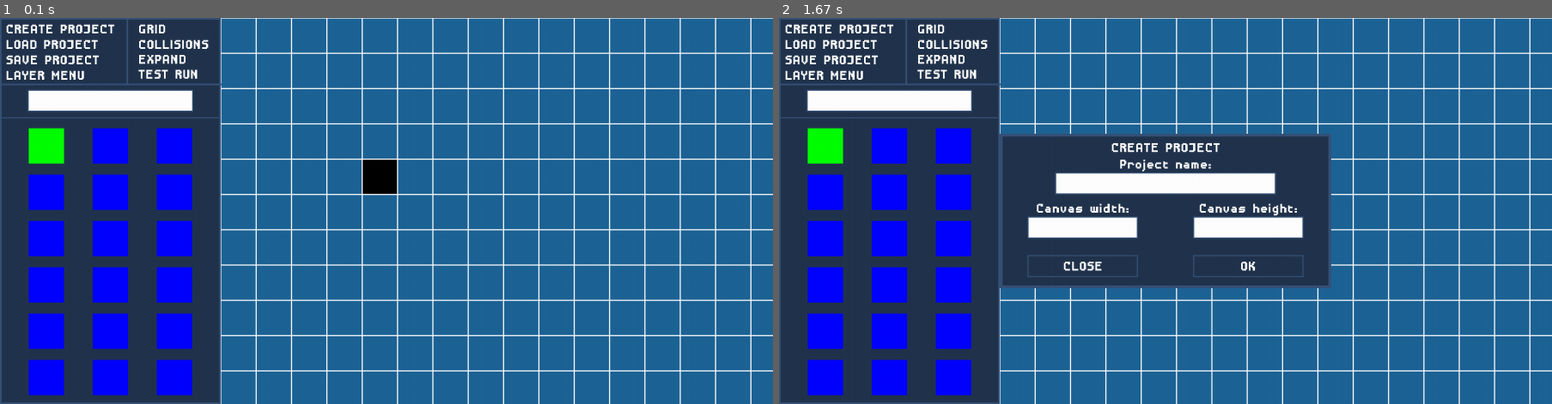
Above: before the commit, frames 1-2 (left to right).
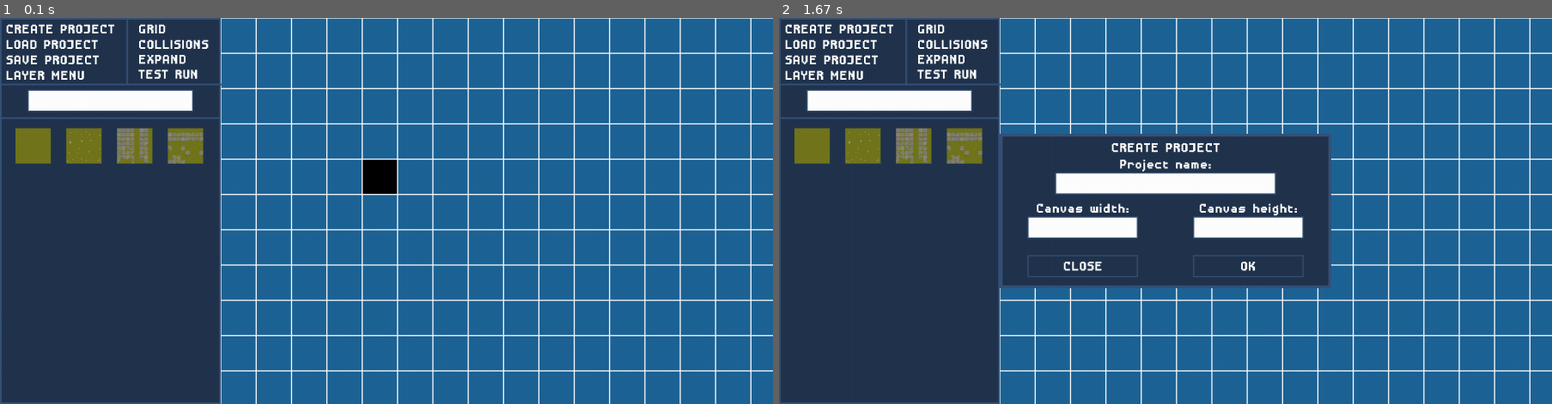
Above: after the commit, the same moments.

Repository: ImYourDope/PyGameLevelDesigner
Game: pygame game, started from main.py
The game is run twice, just before and just after one commit, with the same random seed, the same clock (stepped at 60 frames per second) and the same inputs.
Inputs:
- Up to frame 1 (0.1 s): no input
- Up to frame 2 (1.67 s): click "CREATE PROJECT" at 0.38 s

The runs differ from the first frame. In frame 1, 8.8% of the frame differs, in the area x 0-29%, y 26-98%; in frame 2, 8.8%.

Commit message:
Added image scaling in ScrollList, added some test sprites

Diff:
--- a/Interface/ScrollList.py
+++ b/Interface/ScrollList.py
@@ -3,6 +3,13 @@
 from settings import *
 
 from DOM.ElementInterface import ElementInterface
+
+
+def scale(surface, width, height):
+    surface_width = surface.get_width()
+    surface_height = surface.get_height()
+    surface_scale = min(width / surface_width, height / surface_height)
+    return pygame.transform.scale(surface, (surface_width * surface_scale, surface_height * surface_scale))
 
 
 class ScrollList(ElementInterface):
@@ -40,39 +47,42 @@
             self.pos,
             self.dimentions
         )
-        self.active = 0
+
+        self.tiles_per_row = 4
+        self.width = 64
+        self.height = 64
+        self.padding_x = (self.rect.width - self.width * self.tiles_per_row) // (self.tiles_per_row + 1)
+        self.padding_y = 20
+        self.active = None
         self.scroll_pos = 0
         self.surface = pygame.Surface((properties['width'], 10 ** 4))
         self.surface.set_colorkey('black')
         self.update_surface()
         self.align = properties['align']
 
+    def tile_pos(self, i):
+        return (
+            i % self.tiles_per_row * (self.width + self.padding_x) + self.padding_x,
+            i // self.tiles_per_row * (self.height + self.padding_y) + self.padding_y,
+        )
+
     def tile_rect(self, i):
-        tiles_per_row = 3
-        width = 64
-        height = 64
-        padding_x = (self.rect.width - width * tiles_per_row) // (tiles_per_row + 1)
-        padding_y = 20
-
-        return pygame.Rect((
-            i % tiles_per_row * (width + padding_x) + padding_x,
-            i // tiles_per_row * (height + padding_y) + padding_y,
-            width,
-            height
-        ))
+        return pygame.Rect(self.tile_pos(i), (self.width, self.height))
 
     def update_surface(self):
-        for i in range(100):
-            pygame.draw.rect(self.surface, 'green' if self.active == i else 'blue', self.tile_rect(i))
+        for i in range(len(self.list)):
+            self.list[i] = scale(self.list[i], self.width, self.height)
 
-    # def render_list(self, screen):
-    #     for i in range(len(self.list)):
-    #         screen.blit(self.list[i], ((i % 3) * 50, (i // 3) * 50))
+        self.surface.fill('black')
+        for i in range(len(self.list)):
+            self.surface.blit(self.list[i], self.tile_pos(i))
+            if self.active == i:
+                pygame.draw.rect(self.surface, 'green', self.tile_rect(i), 2)
 
     def draw(self, screen):
         sub_surface = self.surface.subsurface((0, self.scroll_pos), self.dimentions)
         screen.blit(sub_surface, self.pos)
-        pygame.draw.rect(screen, popup_screen_border_color, (self.pos, self.dimentions), 2)
+        pygame.draw.rect(screen, popup_screen_border_color, (self.pos, self.dimentions), ui_border_thickness)
 
     def mouse_collision(self, cors):
         return self.rect.collidepoint(cors)
@@ -81,9 +91,12 @@
         pos = [*event.pos]
         pos[0] -= self.pos[0]
         pos[1] -= self.pos[1] - self.scroll_pos
-        for i in range(1000):
+        for i in range(len(self.list)):
             if self.tile_rect(i).collidepoint(pos):
                 self.active = i
+                break
+        else:
+            self.active = None
         self.update_surface()
 
     def onscroll(self, event):
--- a/layouts/__init__.py
+++ b/layouts/__init__.py
@@ -1,4 +1,4 @@
 from .expandcanvas import layout as expandcanvas
 from .projectcreate import layout as projectcreate
+from .tileloader import layout as tileloader
 from .spritesheetloader import layout as spritesheetloader
-from .tileloader import layout as tileloader
--- a/main.py
+++ b/main.py
@@ -10,8 +10,10 @@
 
 # WARNING: layouts module imports dynamically. Don't change this part of code if you don't understand what it does
 from layout_loader import init_layouts
+
 init_layouts()
 from layouts import *
+
 # END OF WARNING
 
 
@@ -39,6 +41,16 @@
 root.onclick('toggle-grid', grid.toggle_grid)
 root.onclick('create-project-button', lambda _: layout_manager.push(projectcreate))
 root.onclick('expand-canvas-button', lambda _: layout_manager.push(expandcanvas))
+
+
+def gen_tile():
+    surface = pygame.Surface((64, 64))
+    surface.fill('red')
+    return surface
+
+
+root.get_element_by_id('tiles').elem.list = spritesheets
+root.get_element_by_id('tiles').elem.update_surface()
 # popup.getElementByID('current-loading-tile').elem.update_image(tmp)
 
 # root.onclick('open-test-screen-button', lambda _: layout_manager.push())
--- a/main.xml
+++ b/main.xml
@@ -81,6 +81,7 @@
            height="40"/>
 
     <ScrollList
+            id="tiles"
             x="0"
             y="180"
             width="400"
